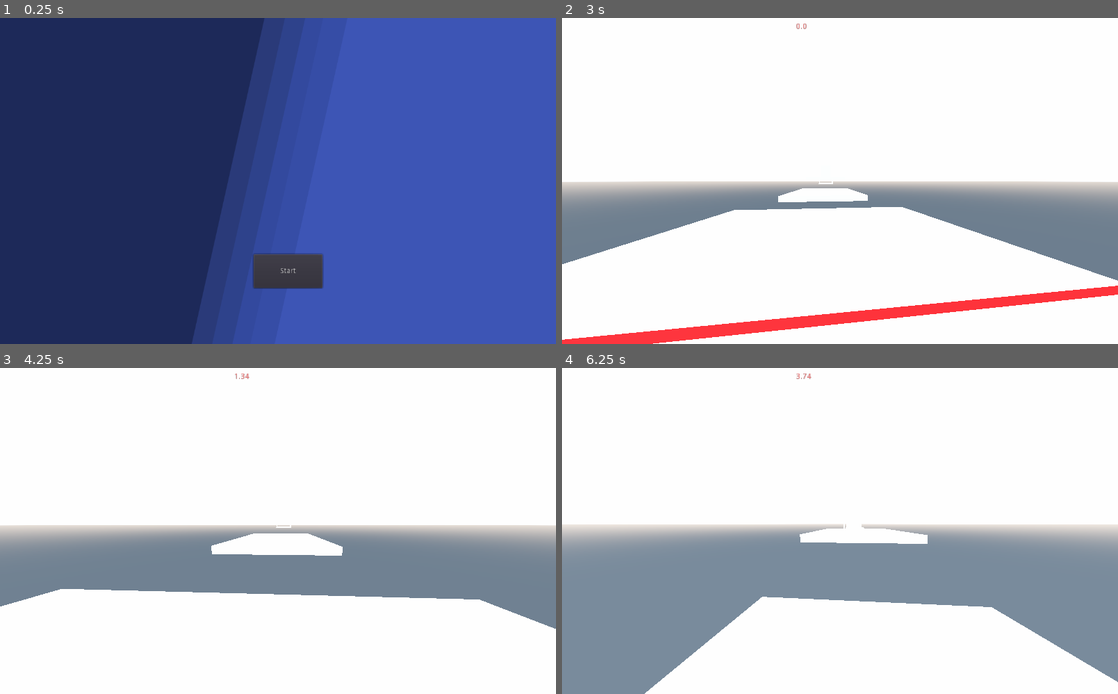
Above: before the commit, frames 1-4 (two rows, left to right).
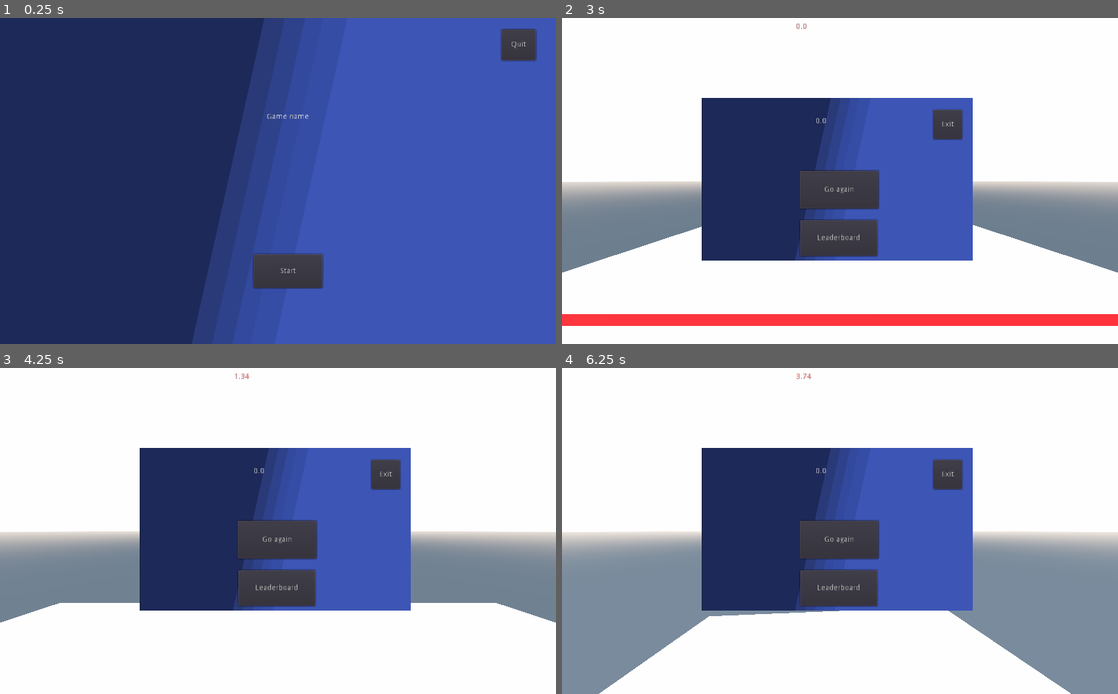
Above: after the commit, the same moments.

Repository: Orrickl/Godot3dgame2024
Game: Godot game, scene res://Level.tscn
Same seed, same stepped clock (60 frames per second), same inputs: the game is played once before the commit and once after it.
Inputs (mouse positions are in pixels of both pictures, inside the frame that each line leads up to):
- Up to frame 1 (0.25 s): no input
- Up to frame 2 (3 s): click "Go again" at 0.5 s; click (840, 190) at 1.25 s, where only the run after the commit has a clickable "Go again"; click "Start" at 2 s; tap Enter at 2.75 s; move the mouse to (867, 181) at 2.77 s; hold W (forward) from 2.78 s (still down)
- Up to frame 3 (4.25 s): tap Space (jump) at 3.02 s; release W (forward) at 3.5 s; click (278, 540) at 3.5 s, where only the run after the commit has a clickable "Go again"
- Up to frame 4 (6.25 s): move the mouse to (812, 531) at 4.27 s; hold W (forward) from 4.28 s (still down); tap Space (jump) at 4.52, 6.02 s; move the mouse to (851, 524) at 5.02 s; move the mouse to (834, 537) at 5.77 s

The runs differ from the first frame. In frame 1, 0.7% of the frame differs, in the area x 48-97%, y 3-31%; in frame 2, 31%; in frame 3, 29%; in frame 4, 32%, in the area x 0-100%, y 24-100%.

Commit message:
trying to add escape menu + quit button

Diff:
--- /dev/null
+++ b/Label2.gd
@@ -0,0 +1,9 @@
+extends Label
+
+
+func _on_Button_pressed():
+	visible = false
+
+
+func _on_exit_button_pressed():
+	visible = true
--- a/Label_end.gd
+++ b/Label_end.gd
@@ -1,4 +1,16 @@
 extends Label
+
+
+var menu_open = false
+
+
+func _input(event):
+	if (menu_open == true):
+		visible = false
+		menu_open = false
+	elif (menu_open == false):
+		visible = true
+		menu_open = true
 
 
 func _on_Finish_body_entered(_body):
--- a/Level.tscn
+++ b/Level.tscn
@@ -12,6 +12,8 @@
 [ext_resource path="res://high_score_lable_script.gd" type="Script" id=10]
 [ext_resource path="res://leaderboard_back_button_script.gd" type="Script" id=11]
 [ext_resource path="res://leaderboard_menu_script.gd" type="Script" id=12]
+[ext_resource path="res://quit_button_script.gd" type="Script" id=13]
+[ext_resource path="res://Label2.gd" type="Script" id=14]
 
 [sub_resource type="QuadMesh" id=22]
 
@@ -75,6 +77,22 @@
 mesh = SubResource( 22 )
 texture = ExtResource( 6 )
 script = ExtResource( 7 )
+
+[node name="reset_button" type="Button" parent="2D"]
+margin_left = 438.0
+margin_top = 281.0
+margin_right = 583.0
+margin_bottom = 351.0
+text = "Go again"
+script = ExtResource( 8 )
+
+[node name="exit_button" type="Button" parent="2D"]
+margin_left = 684.0
+margin_top = 169.0
+margin_right = 737.0
+margin_bottom = 223.0
+text = "Exit"
+script = ExtResource( 8 )
 
 [node name="save_time_button" type="Button" parent="2D"]
 margin_left = 439.0
@@ -93,22 +111,6 @@
 "
 script = ExtResource( 9 )
 
-[node name="reset_button" type="Button" parent="2D"]
-margin_left = 438.0
-margin_top = 281.0
-margin_right = 583.0
-margin_bottom = 351.0
-text = "Go again"
-script = ExtResource( 8 )
-
-[node name="exit_button" type="Button" parent="2D"]
-margin_left = 684.0
-margin_top = 169.0
-margin_right = 737.0
-margin_bottom = 223.0
-text = "Exit"
-script = ExtResource( 8 )
-
 [node name="timer_lable" type="Label" parent="2D"]
 margin_left = 431.0
 margin_top = 9.0
@@ -157,6 +159,25 @@
 text = "Start"
 script = ExtResource( 5 )
 
+[node name="quit_button" type="Button" parent="2D"]
+margin_left = 923.0
+margin_top = 21.0
+margin_right = 987.0
+margin_bottom = 78.0
+text = "Quit"
+script = ExtResource( 13 )
+
+[node name="name_lable" type="Label" parent="2D"]
+margin_left = 491.0
+margin_top = 175.0
+margin_right = 577.0
+margin_bottom = 222.0
+grow_horizontal = 2
+grow_vertical = 2
+text = "Game name
+"
+script = ExtResource( 14 )
+
 [node name="3D" type="Node" parent="."]
 
 [node name="player" type="KinematicBody" parent="3D"]
@@ -359,9 +380,6 @@
 transform = Transform( 400, 0, 0, 0, 1, 0, 0, 0, 100, 201.22, -0.41362, -5.4954 )
 shape = SubResource( 21 )
 
-[connection signal="pressed" from="2D/save_time_button" to="2D/leaderboard_menu" method="_on_save_time_button_pressed"]
-[connection signal="pressed" from="2D/save_time_button" to="2D/leaderboard_back_button" method="_on_save_time_button_pressed"]
-[connection signal="pressed" from="2D/save_time_button" to="2D/high_score_lable" method="_on_save_time_button_pressed"]
 [connection signal="pressed" from="2D/reset_button" to="2D/end_menu" method="_on_reset_button_pressed"]
 [connection signal="pressed" from="2D/reset_button" to="2D/save_time_button" method="_on_reset_button_pressed"]
 [connection signal="pressed" from="2D/reset_button" to="2D/Label" method="_on_reset_button_pressed"]
@@ -372,6 +390,11 @@
 [connection signal="pressed" from="2D/reset_button" to="3D/player/SpringArm" method="_on_reset_button_pressed"]
 [connection signal="pressed" from="2D/exit_button" to="2D/start_menu" method="_on_exit_button_pressed"]
 [connection signal="pressed" from="2D/exit_button" to="2D/Button" method="_on_exit_button_pressed"]
+[connection signal="pressed" from="2D/exit_button" to="2D/quit_button" method="_on_exit_button_pressed"]
+[connection signal="pressed" from="2D/exit_button" to="2D/name_lable" method="_on_exit_button_pressed"]
+[connection signal="pressed" from="2D/save_time_button" to="2D/leaderboard_menu" method="_on_save_time_button_pressed"]
+[connection signal="pressed" from="2D/save_time_button" to="2D/leaderboard_back_button" method="_on_save_time_button_pressed"]
+[connection signal="pressed" from="2D/save_time_button" to="2D/high_score_lable" method="_on_save_time_button_pressed"]
 [connection signal="time" from="2D/timer_lable" to="2D/Label" method="_on_timer_lable_time"]
 [connection signal="pressed" from="2D/leaderboard_back_button" to="2D/leaderboard_menu" method="_on_leaderboard_back_button_pressed"]
 [connection signal="pressed" from="2D/leaderboard_back_button" to="2D/leaderboard_back_button" method="_on_leaderboard_back_button_pressed"]
@@ -381,13 +404,17 @@
 [connection signal="pressed" from="2D/Button" to="2D/Label" method="_on_Button_pressed"]
 [connection signal="pressed" from="2D/Button" to="2D/reset_button" method="_on_Button_pressed"]
 [connection signal="pressed" from="2D/Button" to="2D/exit_button" method="_on_Button_pressed"]
+[connection signal="pressed" from="2D/Button" to="2D/timer_lable" method="_on_Button_pressed"]
+[connection signal="pressed" from="2D/Button" to="2D/leaderboard_menu" method="_on_Button_pressed"]
+[connection signal="pressed" from="2D/Button" to="2D/leaderboard_back_button" method="_on_Button_pressed"]
+[connection signal="pressed" from="2D/Button" to="2D/high_score_lable" method="_on_Button_pressed"]
 [connection signal="pressed" from="2D/Button" to="2D/start_menu" method="_on_Button_pressed"]
 [connection signal="pressed" from="2D/Button" to="2D/Button" method="_on_Button_pressed"]
 [connection signal="pressed" from="2D/Button" to="3D/player" method="_on_Button_pressed"]
 [connection signal="pressed" from="2D/Button" to="3D/player/SpringArm" method="_on_Button_pressed"]
-[connection signal="pressed" from="2D/Button" to="2D/leaderboard_menu" method="_on_Button_pressed"]
-[connection signal="pressed" from="2D/Button" to="2D/leaderboard_back_button" method="_on_Button_pressed"]
-[connection signal="pressed" from="2D/Button" to="2D/high_score_lable" method="_on_Button_pressed"]
+[connection signal="pressed" from="2D/Button" to="2D/quit_button" method="_on_Button_pressed"]
+[connection signal="pressed" from="2D/Button" to="2D/name_lable" method="_on_Button_pressed"]
+[connection signal="pressed" from="2D/quit_button" to="2D/quit_button" method="_on_quit_button_pressed"]
 [connection signal="body_entered" from="3D/Start_area" to="2D/Label" method="_on_Start_area_body_entered"]
 [connection signal="body_entered" from="3D/Start_area" to="2D/timer_lable" method="_on_Start_body_entered"]
 [connection signal="body_entered" from="3D/Fin/Finish" to="2D/end_menu" method="_on_Finish_body_entered"]
--- a/end_menu.gd
+++ b/end_menu.gd
@@ -1,5 +1,15 @@
 extends Button
 
+
+var menu_open = false
+
+func _input(event):
+	if (menu_open == true):
+		visible = false
+		menu_open = false
+	elif (menu_open == false):
+		visible = true
+		menu_open = true
 
 func _ready():
 	pass
--- a/endscreen.gd
+++ b/endscreen.gd
@@ -1,4 +1,17 @@
 extends MeshInstance2D
+
+
+var menu_open = false
+
+
+func _input(event):
+	#add second if
+	if (menu_open == true):
+		visible = false
+		menu_open = false
+	elif (menu_open == false):
+		visible = true
+		menu_open = true
 
 
 func _on_Finish_body_entered(_body):
--- a/leaderboard_menu_script.gd
+++ b/leaderboard_menu_script.gd
@@ -1,5 +1,4 @@
 extends MeshInstance2D
-
 
 
 
--- a/project.godot
+++ b/project.godot
@@ -32,6 +32,11 @@
 , Object(InputEventJoypadButton,"resource_local_to_scene":false,"resource_name":"","device":0,"button_index":0,"pressure":0.0,"pressed":false,"script":null)
  ]
 }
+ui_cancel={
+"deadzone": 0.5,
+"events": [ Object(InputEventJoypadButton,"resource_local_to_scene":false,"resource_name":"","device":0,"button_index":1,"pressure":0.0,"pressed":false,"script":null)
+ ]
+}
 jump={
 "deadzone": 0.5,
 "events": [ Object(InputEventKey,"resource_local_to_scene":false,"resource_name":"","device":0,"alt":false,"shift":false,"control":false,"meta":false,"command":false,"pressed":false,"scancode":0,"physical_scancode":32,"unicode":0,"echo":false,"script":null)
@@ -62,6 +67,11 @@
 "events": [ Object(InputEventKey,"resource_local_to_scene":false,"resource_name":"","device":0,"alt":false,"shift":false,"control":false,"meta":false,"command":false,"pressed":false,"scancode":0,"physical_scancode":82,"unicode":0,"echo":false,"script":null)
  ]
 }
+escape={
+"deadzone": 0.5,
+"events": [ Object(InputEventKey,"resource_local_to_scene":false,"resource_name":"","device":0,"alt":false,"shift":false,"control":false,"meta":false,"command":false,"pressed":false,"scancode":0,"physical_scancode":16777217,"unicode":0,"echo":false,"script":null)
+ ]
+}
 
 [physics]
 
--- /dev/null
+++ b/quit_button_script.gd
@@ -0,0 +1,13 @@
+extends Button
+
+
+func _on_quit_button_pressed():
+	get_tree().quit()
+
+
+func _on_Button_pressed():
+	visible = false
+
+
+func _on_exit_button_pressed():
+	visible = true
--- a/timer.gd
+++ b/timer.gd
@@ -13,6 +13,8 @@
 		time = 0
 	time = round(time*100)/100
 	text = var2str(time)
+	if (Input.get_action_strength("escape")!=0):
+		visible = false
 
 
 func _on_Start_body_entered(_body):
@@ -26,3 +28,7 @@
 
 func _on_reset_button_pressed():
 	time = 0
+
+
+func _on_Button_pressed():
+	time = 0
Not shown: 1 places in Level.tscn that only renumber resources
